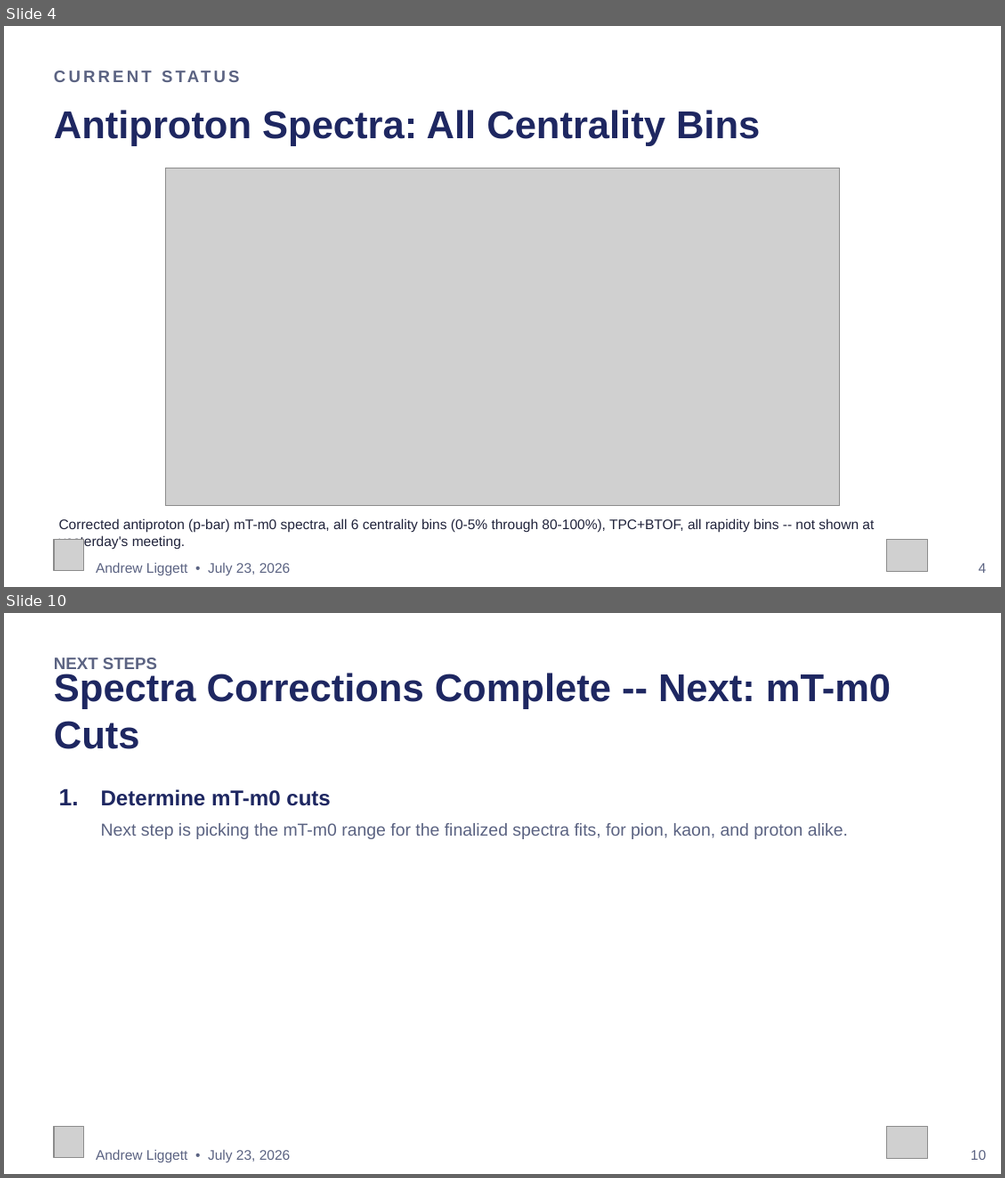
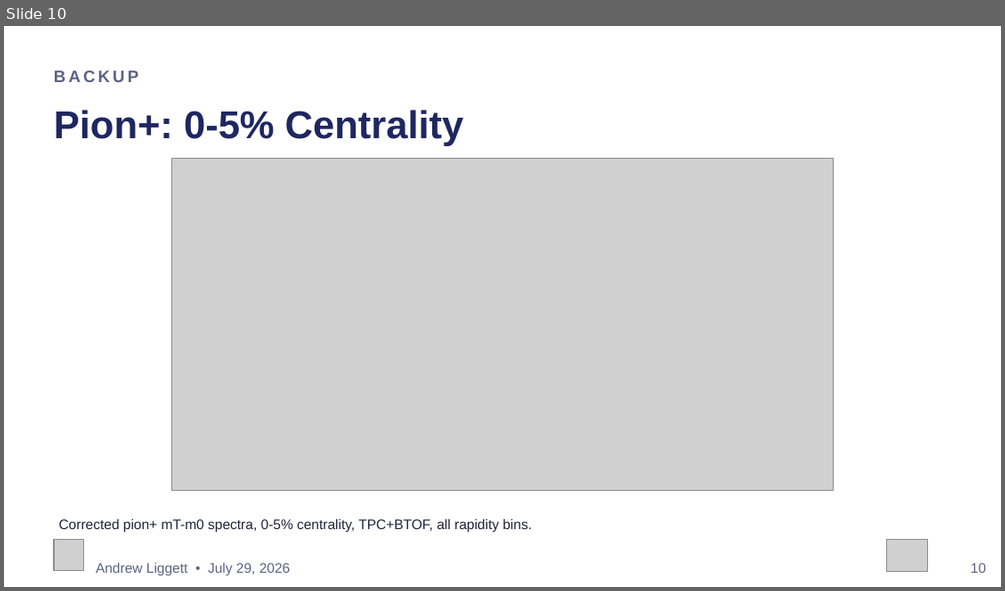
Before and after one commit to liggett2820/lightflavorspectra_OO200, a slide deck: docs/OO200_Spectra_Status_Update_v2.pptx. Shown one above the other, each under a label of ours: slides 4 and 10 before the commit, slide 10 after it; the slides between them are not shown. The pictures are 1005x1178 and 1005x591 pixels, drawn with LibreOffice and Linux fonts; fonts in the diff are those of the drawing; grey boxes stand for pictures. Boxes give left, top, right and bottom in pixels: in the first picture for what was removed or moved away, otherwise in the second. Text is boxed around its words. In the diff, an @@ line names an element or a change of style, - is before the commit and + after.

```diff
--- a/docs/OO200_Spectra_Status_Update_v2.pptx
+++ b/docs/OO200_Spectra_Status_Update_v2.pptx
@@ slide 10 removed at (4, 613, 1001, 1174), background #FFFFFF @@
@@ text removed at (54, 657, 157, 669) @@
-NEXT STEPS
@@ text removed at (54, 673, 890, 749) @@
-Spectra Corrections Complete -- Next: mT-m0 Cuts
@@ text removed at (59, 788, 79, 805) @@
-1.
@@ text removed at (101, 789, 331, 806) @@
-Determine mT-m0 cuts
@@ text removed at (101, 823, 848, 839) @@
-Next step is picking the mT-m0 range for the finalized spectra fits, for pion, kaon, and proton alike.
@@ picture removed at (54, 1127, 84, 1158) @@
@@ picture removed at (886, 1127, 927, 1159) @@
@@ text removed at (96, 1149, 291, 1162) @@
-Andrew Liggett • July 23, 2026
@@ text removed at (971, 1150, 986, 1159) @@
-10
@@ what was slide 4 is now slide 10 @@
@@ slide 10 changed as well @@
@@ text at (54, 70, 138, 82): text changed @@
-CURRENT STATUS
+BACKUP
@@ text at (54, 110, 464, 146): text changed @@
-Antiproton Spectra: All Centrality Bins
+Pion+: 0-5% Centrality
@@ picture: place and size @@
-picture at (165, 168, 841, 506)
+picture at (171, 158, 833, 491)
@@ text at (59, 518, 532, 532): text changed @@
-Corrected antiproton (p-bar) mT-m0 spectra, all 6 centrality bins (0-5% through 80-100%), TPC+BTOF, all rapidity bins -- not shown at yesterday's meeting.
+Corrected pion+ mT-m0 spectra, 0-5% centrality, TPC+BTOF, all rapidity bins.
@@ text at (96, 562, 291, 575): text changed @@
-Andrew Liggett • July 23, 2026
+Andrew Liggett • July 29, 2026
@@ text at (971, 563, 986, 572): text changed @@
-4
+10
```
Also in this commit, not shown: 5 other slides changed, 39 slides added, 3 other slides removed, 1 other file.
